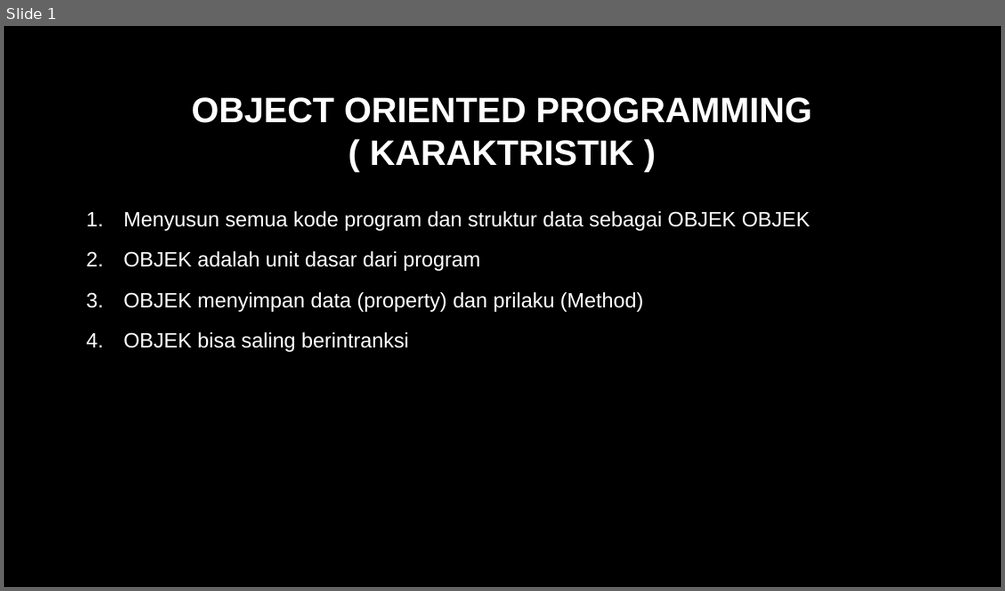
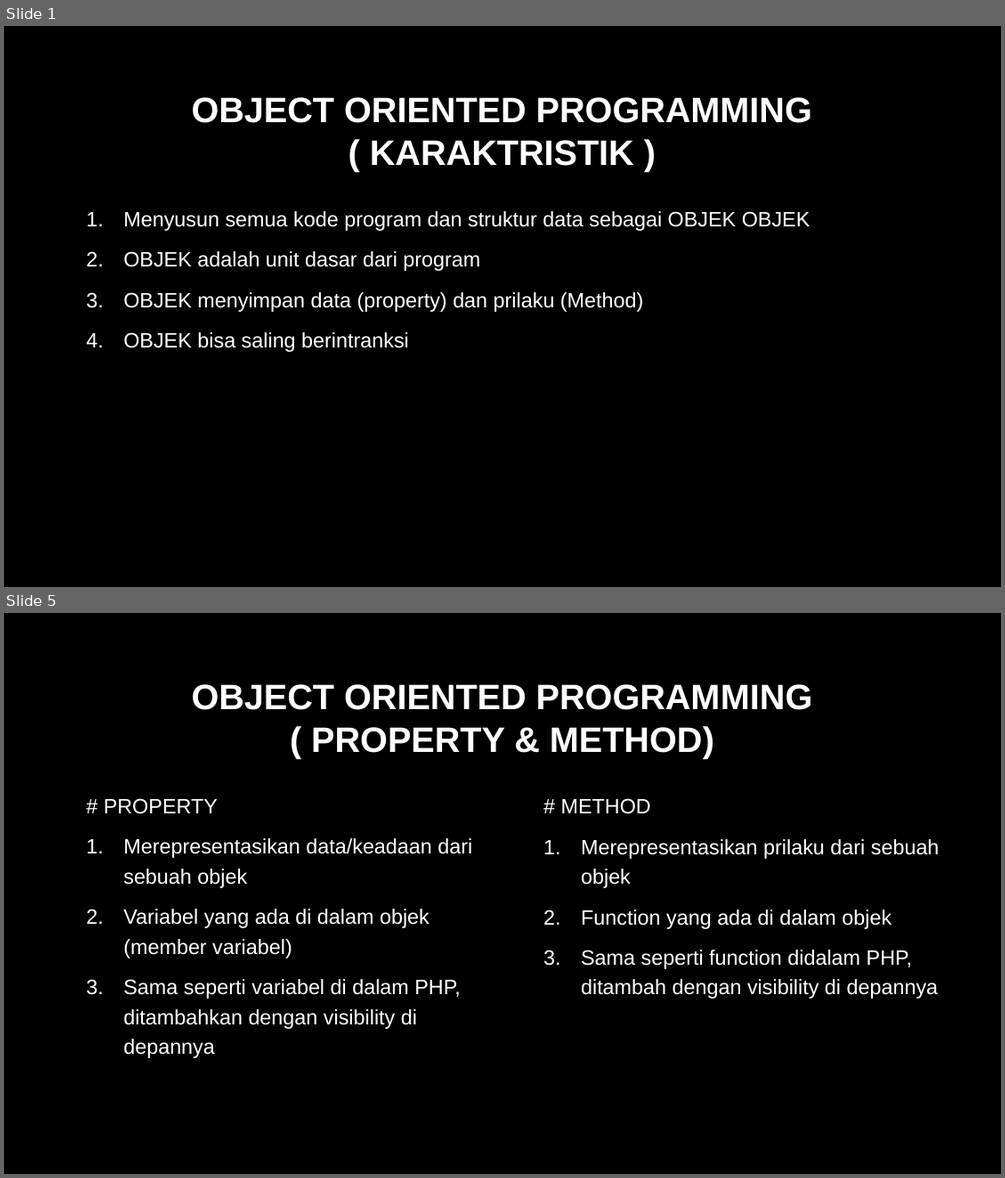
Before and after one commit to pahrurozidev/target, a slide deck: OBJECT ORIENTED PROGRAMMING.pptx. Shown one above the other, each under a label of ours: slide 1 before the commit, slides 1 and 5 after it; the slides between them are not shown. The pictures are 1005x591 and 1005x1178 pixels, drawn with LibreOffice and Linux fonts; fonts in the diff are those of the drawing; background and template pictures are left out. Boxes give left, top, right and bottom in pixels: in the first picture for what was removed or moved away, otherwise in the second. Text is boxed around its words. In the diff, an @@ line names an element or a change of style, - is before the commit and + after.

```diff
--- a/OBJECT ORIENTED PROGRAMMING.pptx
+++ b/OBJECT ORIENTED PROGRAMMING.pptx
@@ slide 5 added at <box>4,613,1001,1174</box>, background picture (left out) @@
@@ rectangle added at <box>4,613,1001,1174</box>, fill #000000, outline #000000 1.5 pt @@
@@ title added at <box>192,684,813,759</box>, 34 pt, text #FFFFFF, bold @@
+OBJECT ORIENTED PROGRAMMING
+( PROPERTY & METHOD)
@@ text added at <box>104,798,472,1058</box>, 20 pt, text #FFFFFF @@
+# PROPERTY
+1. Merepresentasikan data/keadaan dari sebuah objek
+2. Variabel yang ada di dalam objek (member variabel)
+3. Sama seperti variabel di dalam PHP, ditambahkan dengan visibility di depannya
@@ text added at <box>561,798,939,998</box>, 20 pt, text #FFFFFF @@
+# METHOD
+1. Merepresentasikan prilaku dari sebuah objek
+2. Function yang ada di dalam objek
+3. Sama seperti function didalam PHP, ditambah dengan visibility di depannya
```
Also in this commit, not shown: 2 slides changed, 1 other slide added, 1 other file.
